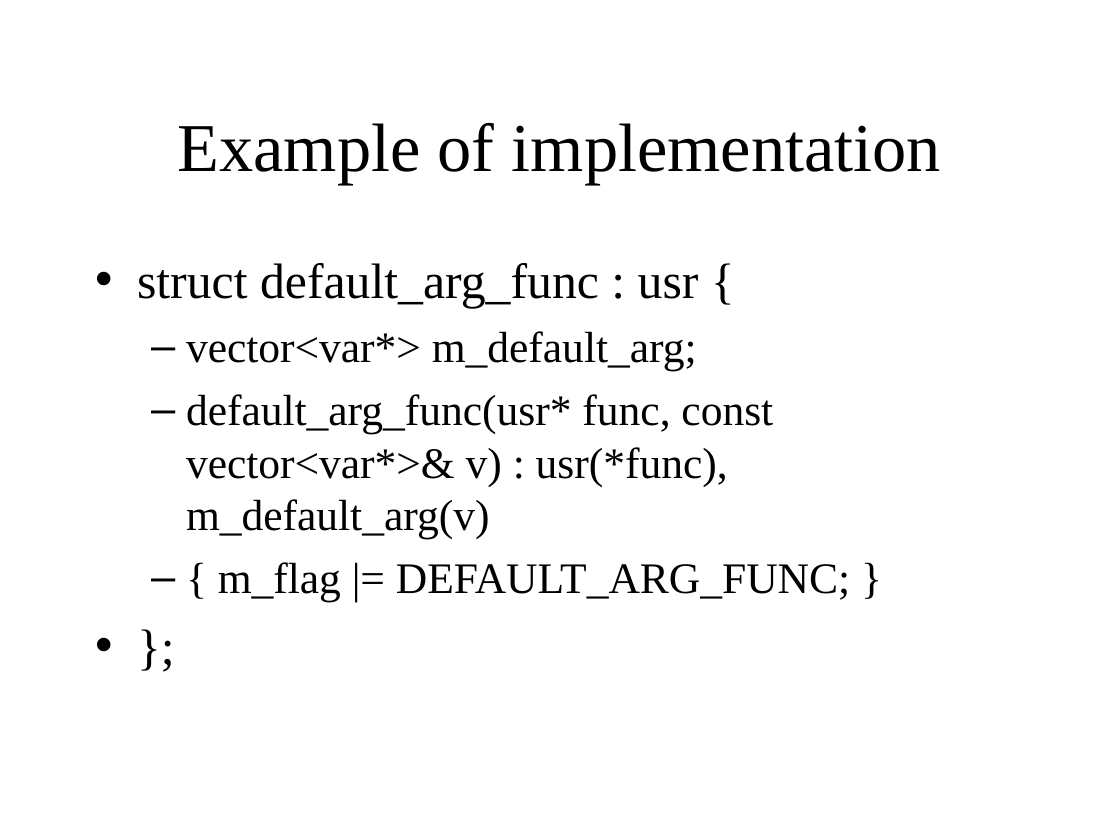
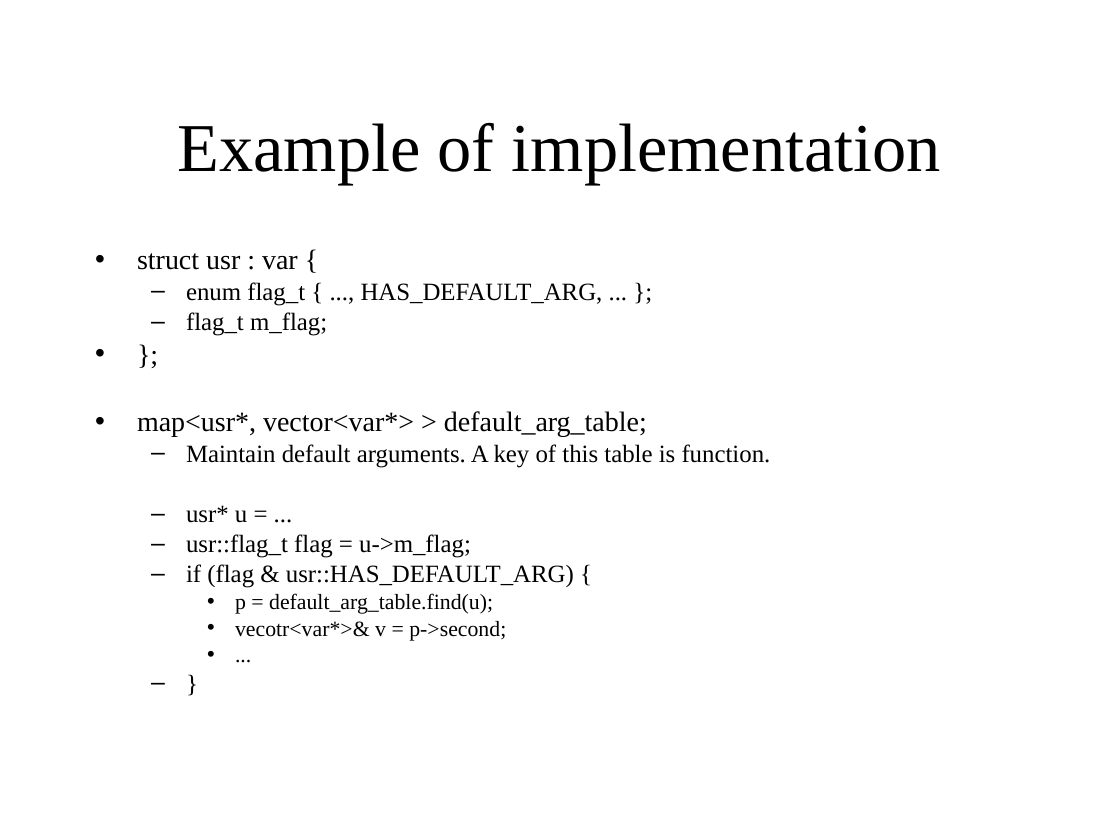
Before and after one commit to KeiHasegawa/cxx_doc, a slide deck: slide 3 of 09_default_argument_e.ppt. Drawn at 1120x840 pixels with LibreOffice and Linux fonts; fonts in the diff are those of the drawing. Boxes give left, top, right and bottom in pixels: in the first picture for what was removed or moved away, otherwise in the second. Text is boxed around its words. In the diff, an @@ line names an element or a change of style, - is before the commit and + after.

```diff
--- a/09_default_argument_e.ppt
+++ b/09_default_argument_e.ppt
@@ text "struct usr : var {" at bbox=[137, 253, 771, 641]: size 32 to 18 pt in "};"; line spacing 1 to 0.8; less space between paragraphs @@
@@ text at bbox=[137, 253, 603, 336]: text changed; size 28 to 16 pt @@
-• struct default_arg_func : usr {
-  – vector<var*> m_default_arg;
-  – default_arg_func(usr* func, const vector<var*>& v) : usr(*func), m_default_arg(v)
-  – { m_flag |= DEFAULT_ARG_FUNC; }
+• struct usr : var {
+  – enum flag_t { ..., HAS_DEFAULT_ARG, ... };
+  – flag_t m_flag;
@@ text at bbox=[137, 411, 771, 641]: paragraphs added @@
+• map<usr*, vector<var*> > default_arg_table;
+  – Maintain default arguments. A key of this table is function.
+  – usr* u = ...
+  – usr::flag_t flag = u->m_flag;
+  – if (flag & usr::HAS_DEFAULT_ARG) {
+    • p = default_arg_table.find(u);
+    • vecotr<var*>& v = p->second;
+    • ...
+  – }
```
Also in this commit, not shown: 2 other slides changed, 3 other files.
